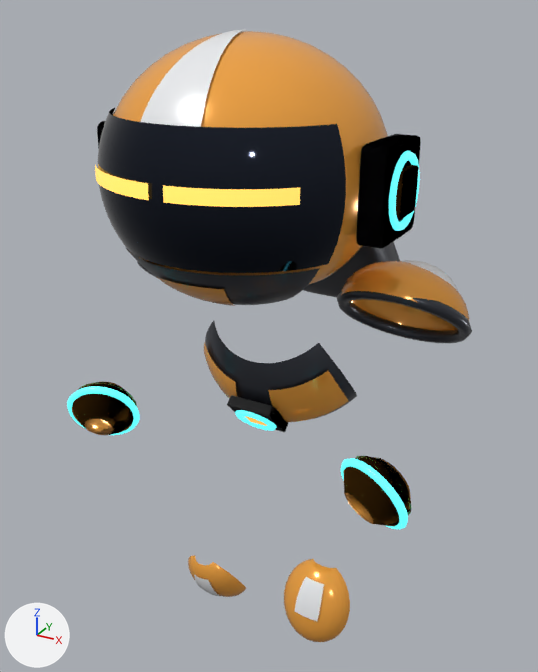
An edit to the glTF model Assets/_Project/Art/Models/DashRiders/ace-gear-ride.glb, drawn before and after from the same camera.
One viewpoint serves both versions: a camera (50 mm lens) standing at (0.71, -1.344, 2.075) and looking at (-0.039, 0.017, 1.394). The axes (+X, +Y, +Z) are drawn at lower left. The lights are the same throughout. The first picture is the older version. Vertices at exactly the same position are counted once.

The older version as bpy lines, for what is in view:
```python
me_ace_gear_ride = bpy.data.meshes.new('ace-gear-ride')
me_ace_gear_ride.from_pydata(...)  # 7950 vertices, 14614 faces; spans x -0.403..0.403, y -0.42..0.416, z 0.584..2.042
# faces by material slot: [5574, 1430, 594, 612, 36, 3280, 3088]
me_ace_gear_ride.materials.append(mat_gear_shell_gloss)  # orange #ffad45
me_ace_gear_ride.materials.append(mat_gear_pearl)  # white #f6f7f9
me_ace_gear_ride.materials.append(mat_gear_visor)  # dark blue #272c38
me_ace_gear_ride.materials.append(mat_gear_glow_left)  # orange #ffc459, glowing orange #ffc459
me_ace_gear_ride.materials.append(mat_gear_glow_right)  # orange #ffc459, glowing orange #ffc459
me_ace_gear_ride.materials.append(mat_gear_graphite)  # dark grey #3f424b
me_ace_gear_ride.materials.append(mat_gear_cyan)  # cyan #59f9ff, glowing cyan #59f9ff
ob_ace_gear_ride = bpy.data.objects.new('ace-gear-ride', me_ace_gear_ride)
ob_ace_gear_ride.location = (0.0, 0.0, 0.0)
```
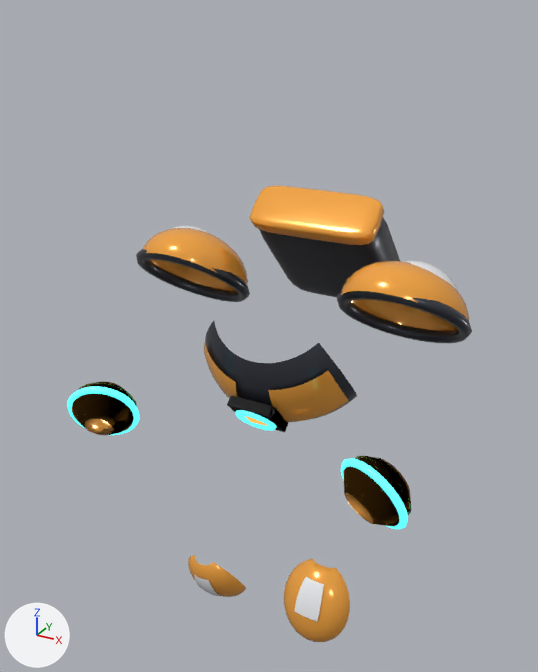
Boxes [x1, y1, x2, y2] around the edits, measured in the pictures (538 x 672 px):
'ace-gear-ride', reshaped (26% shorter)
    before: [67, 29, 472, 642]
    after: [67, 186, 472, 642]
part 1 of me_ace_gear_ride, deleted
    before: [95, 29, 421, 306]

The edits, one by one:
me_ace_gear_ride is used by ob_ace_gear_ride; location (0.0, 0.0, 0.0).
me_ace_gear_ride had 7950 vertices, 14614 faces and spanned x -0.403..0.403, y -0.42..0.416, z 0.584..2.042.
me_ace_gear_ride now has 4496 vertices, 8298 faces and spans x -0.403..0.403, y -0.289..0.416, z 0.584..1.698.
me_ace_gear_ride part 1: 14 loose pieces with 3454 vertices, spanning x -0.312..0.312, y -0.42..0.169, z 1.564..2.042, are deleted.
me_ace_gear_ride no longer uses material mat_gear_visor (dark blue #272c38).
me_ace_gear_ride no longer uses material mat_gear_glow_right (orange #ffc459, glowing orange #ffc459).
